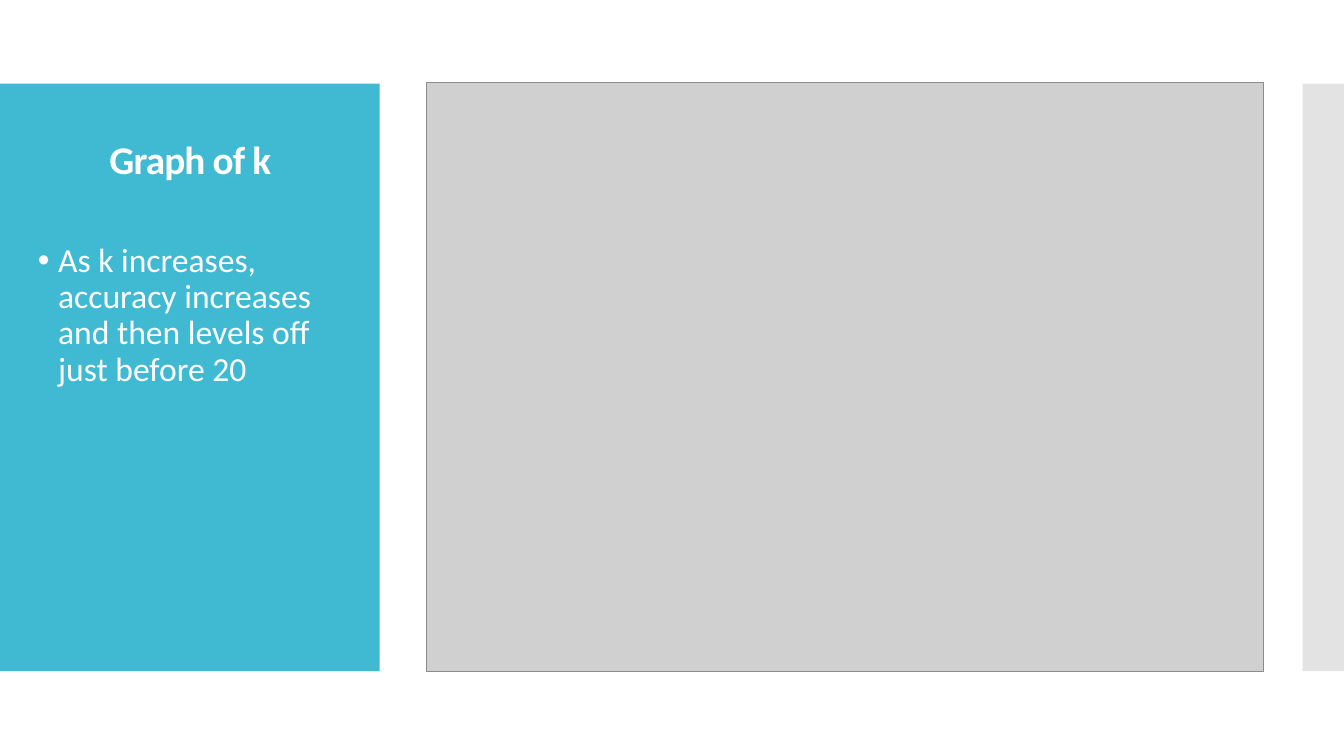
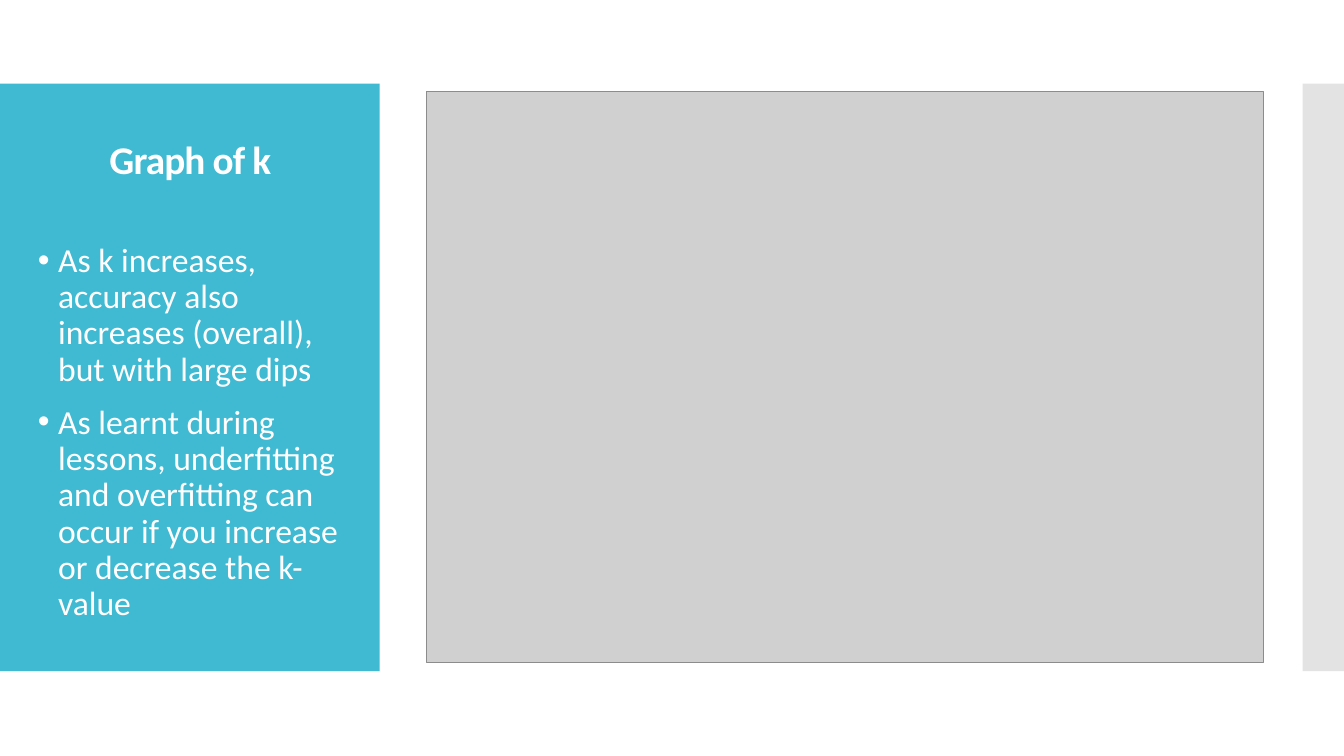
Before and after one commit to puneetsran/date-a-scientist, a slide deck: slide 20 of capstone_starter/date-a-scientist_PUNEET_SRAN.pptx (slide 18 before the commit). Drawn at 1344x756 pixels with LibreOffice and Linux fonts; fonts in the diff are those of the drawing; grey boxes stand for pictures. Boxes give left, top, right and bottom in pixels: in the first picture for what was removed or moved away, otherwise in the second. Text is boxed around its words. In the diff, an @@ line names an element or a change of style, - is before the commit and + after.

```diff
--- a/capstone_starter/date-a-scientist_PUNEET_SRAN.pptx
+++ b/capstone_starter/date-a-scientist_PUNEET_SRAN.pptx
@@ picture: place and size @@
-picture at [426,83,1264,673]
+picture at [426,92,1264,662]
@@ text at [58,248,337,616]: text changed @@
-• As k increases, accuracy increases and then levels off just before 20
+• As k increases, accuracy also increases (overall), but with large dips
+• As learnt during lessons, underfitting and overfitting can occur if you increase or decrease the k-value
```
Also in this commit, not shown: 16 other slides changed, 3 slides added, 3 other files.
